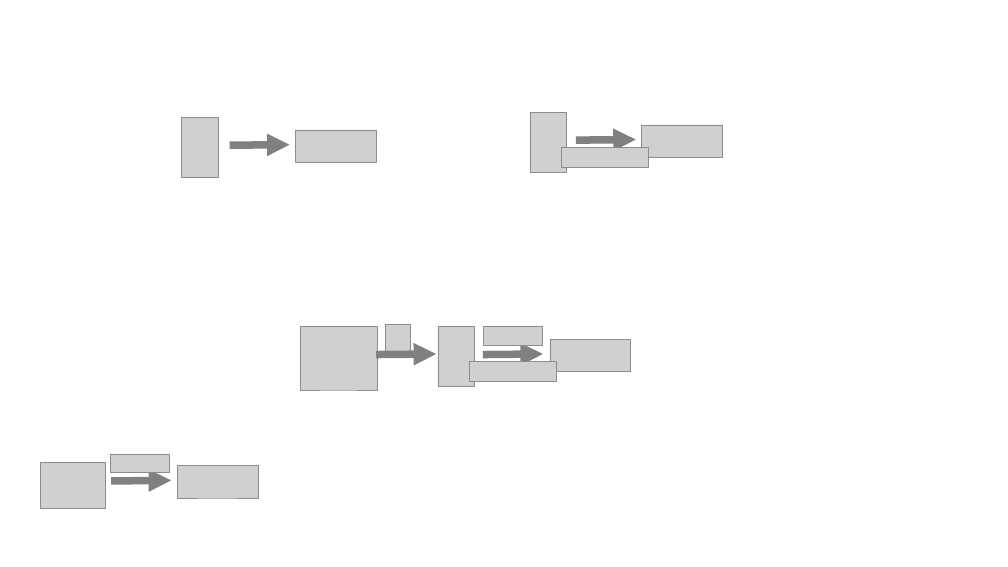
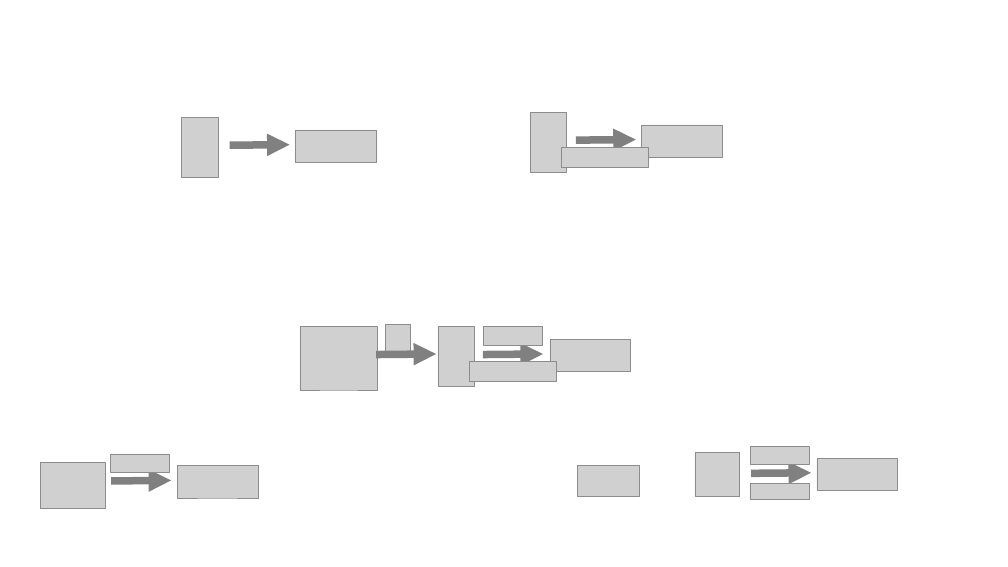
Before and after one commit to flyway/boxfuse.com, a slide deck: slide 28 of _sources/GettingStarted.pptx (slide 27 before the commit). Drawn at 1008x567 pixels with LibreOffice and Linux fonts; fonts in the diff are those of the drawing; grey boxes stand for pictures. Boxes give left, top, right and bottom in pixels: in the first picture for what was removed or moved away, otherwise in the second. Text is boxed around its words. In the diff, an @@ line names an element or a change of style, - is before the commit and + after.

```diff
--- a/_sources/GettingStarted.pptx
+++ b/_sources/GettingStarted.pptx
@@ picture added at bbox=[751, 446, 809, 464] @@
@@ picture added at bbox=[577, 466, 639, 496] @@
@@ picture added at bbox=[695, 452, 739, 496] @@
@@ arrow added from (751, 473) to (811, 473), #808080 11.25 pt @@
@@ picture added at bbox=[817, 458, 898, 490] @@
@@ picture added at bbox=[750, 483, 809, 499] @@
```
Also in this commit, not shown: 1 other slide changed, 2 slides added, 1 slide removed, 21 other files.
